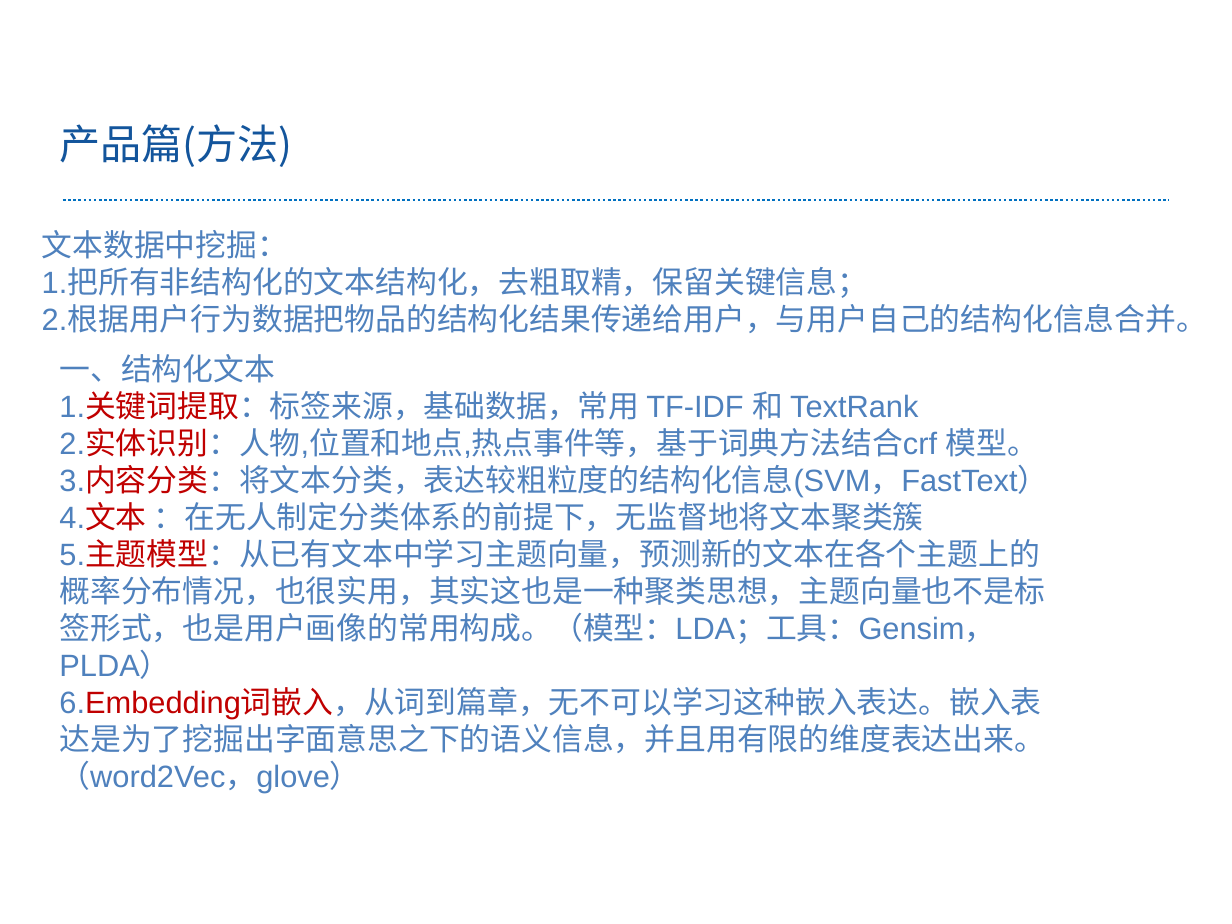
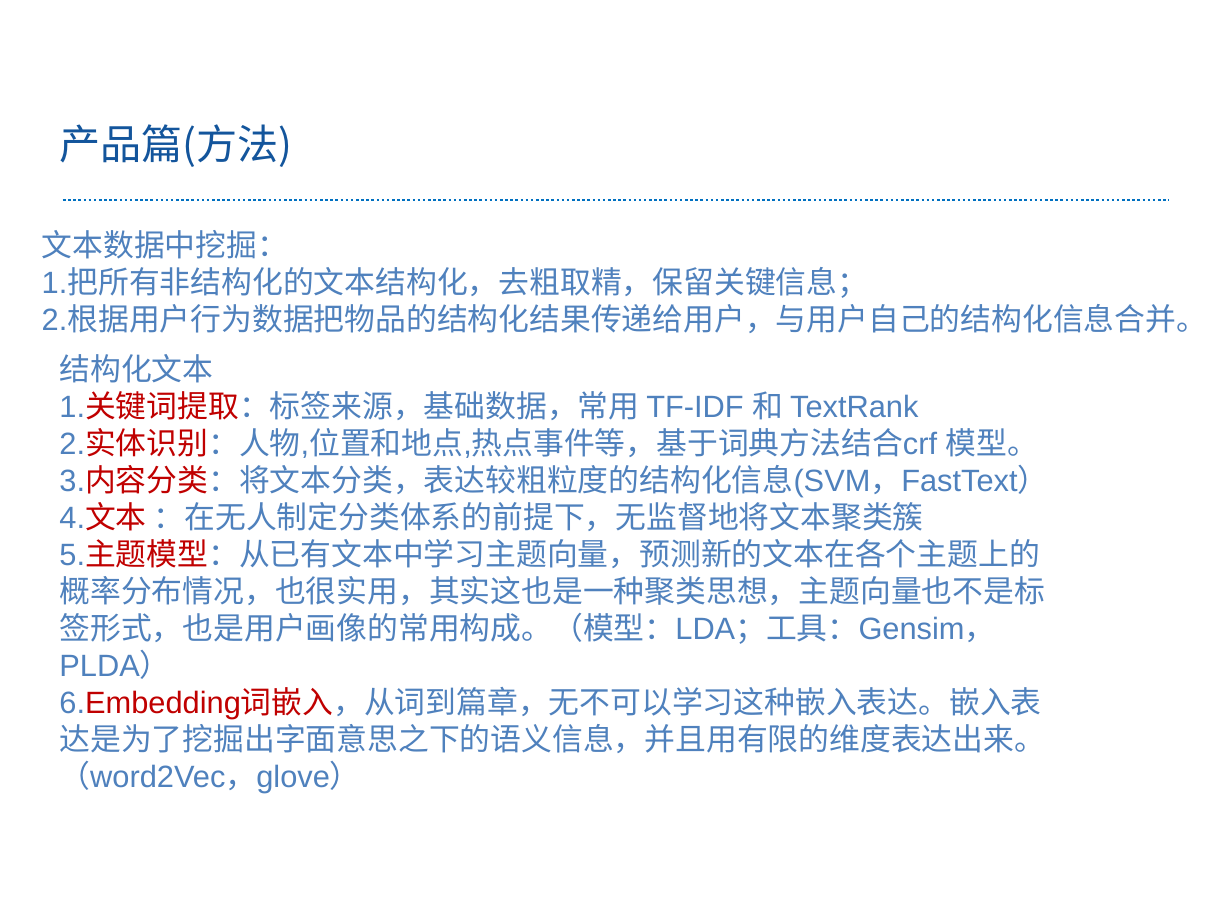
Before and after one commit to renyuxiang/doc, a slide deck: slide 18 of wy-任宇翔搜索工程师学习之路.pptx. Drawn at 1232x924 pixels with LibreOffice and Linux fonts; fonts in the diff are those of the drawing; background and template pictures are left out. Boxes give left, top, right and bottom in pixels: in the first picture for what was removed or moved away, otherwise in the second. Text is boxed around its words. In the diff, an @@ line names an element or a change of style, - is before the commit and + after.

```diff
--- a/wy-任宇翔搜索工程师学习之路.pptx
+++ b/wy-任宇翔搜索工程师学习之路.pptx
@@ text at box(59, 354, 213, 383): text changed @@
-一、结构化文本
+结构化文本
```
Also in this commit, not shown: 5 other slides changed.
